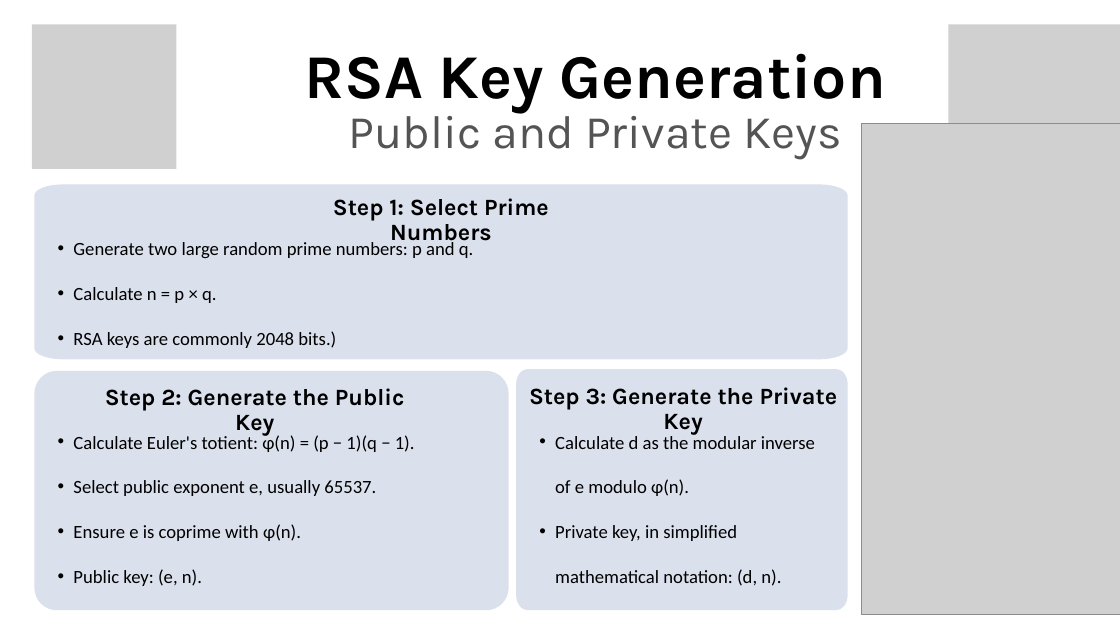
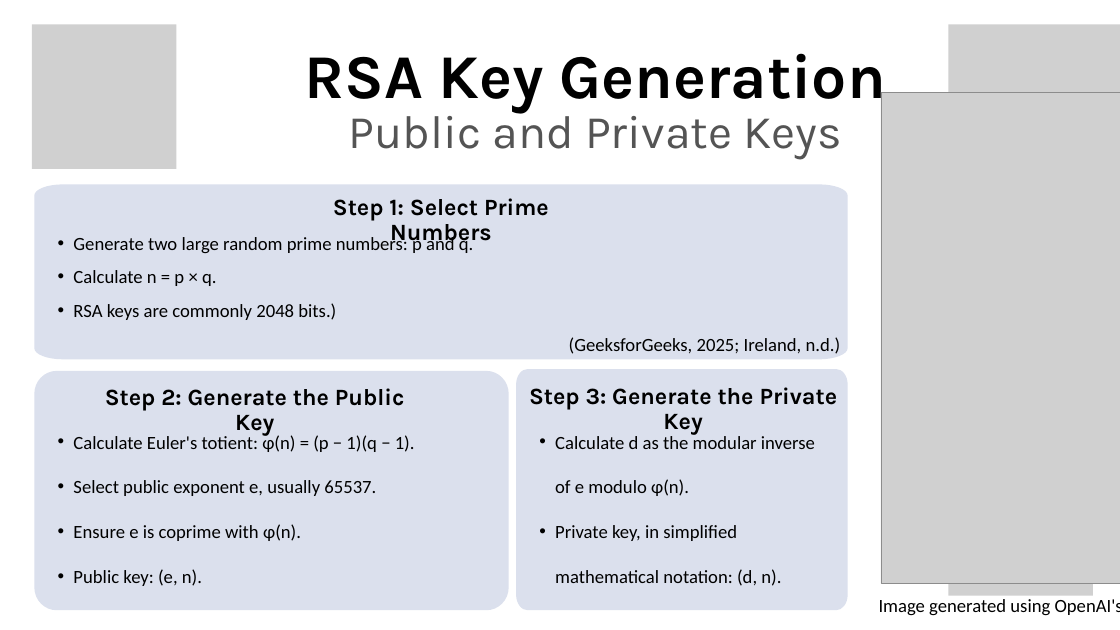
Before and after one commit to Muffinszer/cep146-teamproject1, a slide deck: slide 4 of RSA Encryption.pptx. Drawn at 1120x630 pixels with LibreOffice and Linux fonts; fonts in the diff are those of the drawing; grey boxes stand for pictures; background and template pictures are left out. Boxes give left, top, right and bottom in pixels: in the first picture for what was removed or moved away, otherwise in the second. Text is boxed around its words. In the diff, an @@ line names an element or a change of style, - is before the commit and + after.

```diff
--- a/RSA Encryption.pptx
+++ b/RSA Encryption.pptx
@@ picture: place and size @@
-picture at (862,123,1120,615)
+picture at (881,92,1120,584)
@@ text at (73,235,473,320): line spacing 2 to 1.5 @@
@@ text at (569,337,841,354): paragraph added @@
+  (GeeksforGeeks, 2025; Ireland, n.d.)
@@ picture added at (949,451,1093,596) @@
@@ text added at (879,599,1120,616), 24 pt, text #000000 @@
+  Image generated using OpenAI's ChatGPT (2026)
```
Also in this commit, not shown: 7 other slides changed, 1 slide added.
